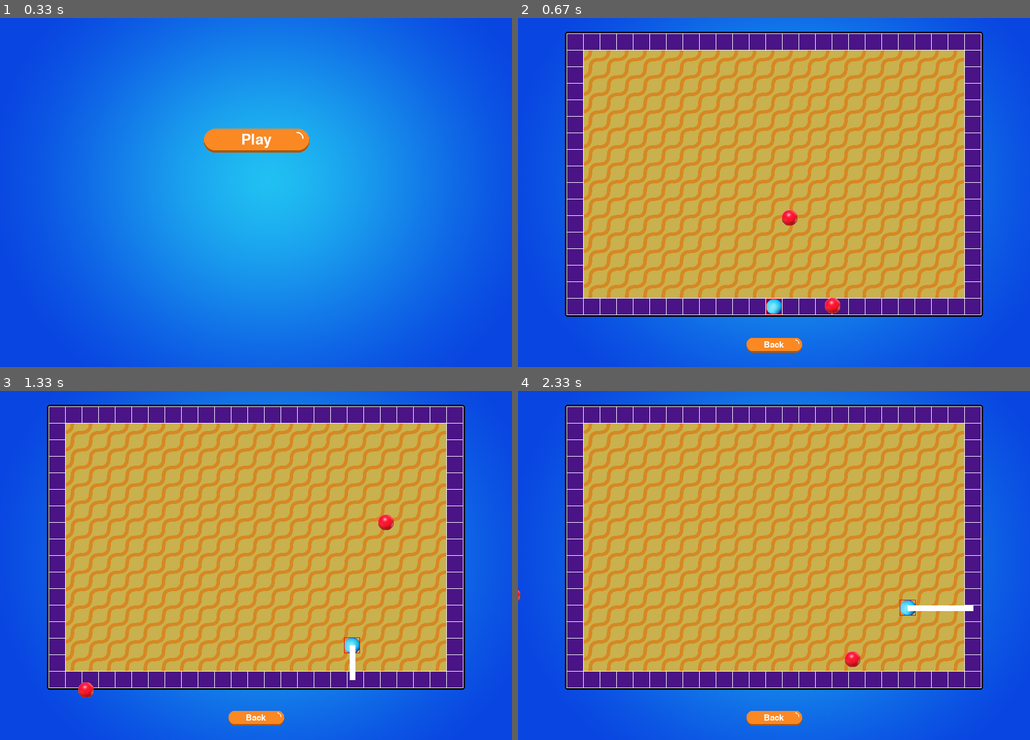
Above: before the commit, frames 1-4 (two rows, left to right).
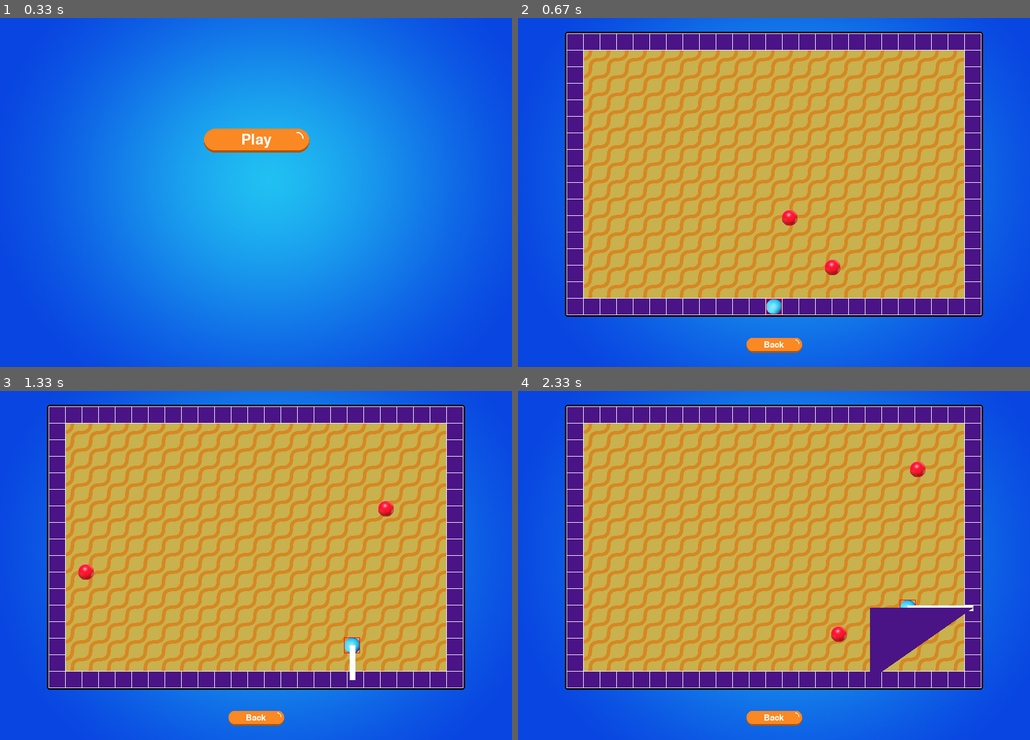
Above: after the commit, the same moments.

Repository: YoniPony1/occupy-game
Game: pygame game, started from game.py
The game is run twice, just before and just after one commit, with the same random seed, the same clock (stepped at 60 frames per second) and the same inputs.
Inputs:
- Up to frame 1 (0.33 s): no input
- Up to frame 2 (0.67 s): click "Play" at 0.38 s
- Up to frame 3 (1.33 s): hold Right 0.67-1.13 s; hold Up from 1.17 s (still down)
- Up to frame 4 (2.33 s): release Up at 1.47 s; hold Right 1.5-1.97 s; hold Left from 2 s (still down)

Frame 1 is identical in both runs. In frame 2, 0.2% of the frame differs, in the area x 59-63%, y 69-85%; in frame 3, 0.4%; in frame 4, 2.4%, in the area x 0-89%, y 20-81%.

Commit message:
working on occuping area

Diff:
--- a/game.py
+++ b/game.py
@@ -44,18 +44,24 @@
 
     def move(self):
         (x, y) = self.image_rect.center
+        (w, h) = self.image_rect[2:4]
         dest_x, dest_y= x+self.speed*self.direction[0], y+self.speed*self.direction[1]
         # checks if ball hits the wall
         hit_down, hit_up, hit_left, hit_right = False, False, False, False
         for area in game.field:
-            if area[3] <= dest_y and area[0] <= dest_x <= area[2]:
+            if area[3] - h/2 <= dest_y and area[0] <= dest_x <= area[2]:
                 hit_down = True
-            if area[1] >= dest_y and area[0] <= dest_x <= area[2]:
+                dest_y = area[3] - h/2
+            if area[1] + h/2 >= dest_y and area[0] <= dest_x <= area[2]:
                 hit_up = True
-            if area[2] <= dest_x and area[1] <= dest_y <= area[3]:
+                dest_y = area[1] + h/2
+            if area[2] - w/2 <= dest_x and area[1] <= dest_y <= area[3]:
                 hit_right = True
-            if area[0] >= dest_x and area[1] <= dest_y <= area[3]:
+                dest_x = area[2] - w/2
+            if area[0] + w/2 >= dest_x and area[1] <= dest_y <= area[3]:
                 hit_left = True
+                dest_x = area[0] + w/2
+            text = f"dest_x: {dest_x}, edge: {area[0] + w/2}, {area[0] + w/2 >= dest_x}"
 
         if hit_down or hit_up:
             self.direction[1] *= -1
@@ -104,6 +110,7 @@
         self.points = []
         self.direction = (0, 0)
         self.fixed_direction = (0, 0)
+        self.polygons= []
         # pages vars
         self.main_menu = True
         self.game = False
@@ -116,7 +123,7 @@
         board = pygame.Rect(board_x, board_y, board_width, board_height)
         pygame.draw.rect(self.window, "#4a1486", board)
         board_x_end, board_y_end = board_x+board_width-1, board_y+board_height-1
-        self.board_area = [board_x, board_y, board_x+board_width-1, board_y+board_height-1]
+        self.board_area = [board_x, board_y, board_x + board_width - 1, board_y + board_height - 1]
 
         # outline
         outline_thick = round(0.0051*board_height)
@@ -125,8 +132,6 @@
         outline_pos = (board_x-1-outline_thick, board_y-1-outline_thick)
         outline = pygame.Rect(outline_pos[0], outline_pos[1], outline_width, outline_height)
         pygame.draw.rect(self.window, "black", outline, outline_thick, 5)
-
-
 
         # guide lines
         # -------------
@@ -164,7 +169,7 @@
 
     def balls(self):
         ball1_size = round(0.8 * self.max_width / 25) - 1
-        if not self.ball_init:
+        if not self.ball_init:  # only when it is the first time (initiate)
             self.ball1 = Ball(self.ball, (ball1_size, ball1_size), (400, 200), [0.5, 1], 10)
             self.ball2 = Ball(self.ball, (ball1_size, ball1_size), (700, 500), [-1, -0.35], 10)
             self.ball_init = True
@@ -172,6 +177,11 @@
         self.ball2.draw()
         self.ball1.move()
         self.ball2.move()
+
+    def draw_occupied_area(self):
+        # occupied area
+        for polygon in self.polygons:
+            pygame.draw.polygon(self.window, "#4a1486", polygon)
 
     def back_button_clicked(self):
         if self.back_button.clicked():
@@ -263,11 +273,9 @@
             point = self.player_rect.center
             self.points.append(point)
             # filling the area
-            '''calls function to fill'''
+            self.polygons.append(self.points)
             # reset points
             self.points = []
-
-        print(self.points)
 
     def draw_lines(self):
         if self.in_field:
@@ -290,6 +298,7 @@
                 self.draw_board()
                 self.draw_lines()
                 self.balls()
+                self.draw_occupied_area()
                 self.back_button_clicked()
             pygame.display.update()
 
@@ -313,7 +322,6 @@
                 if self.in_field:
                     self.in_field_move()
 
-
             # event handler
             for event in pygame.event.get():
                 if event.type == pygame.QUIT:
